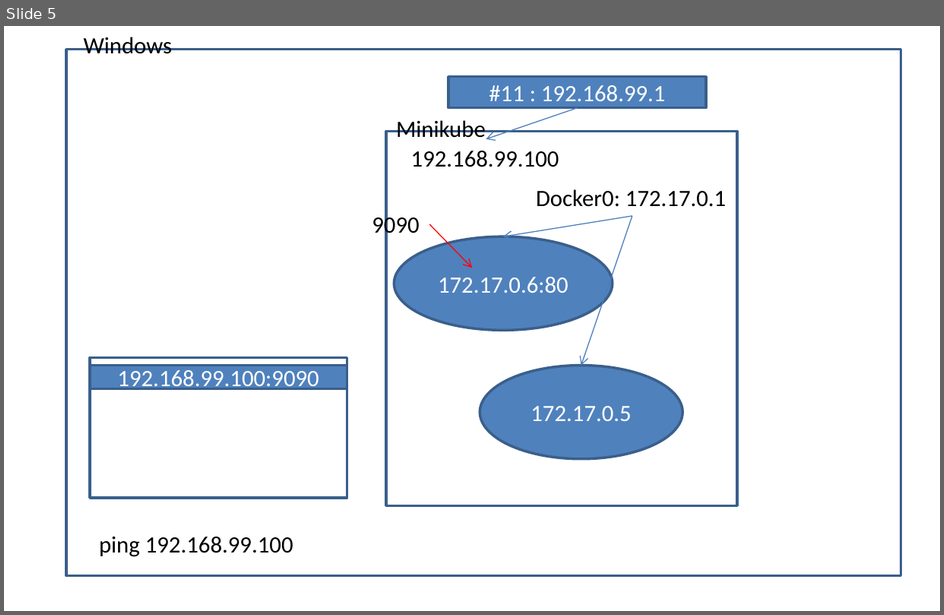
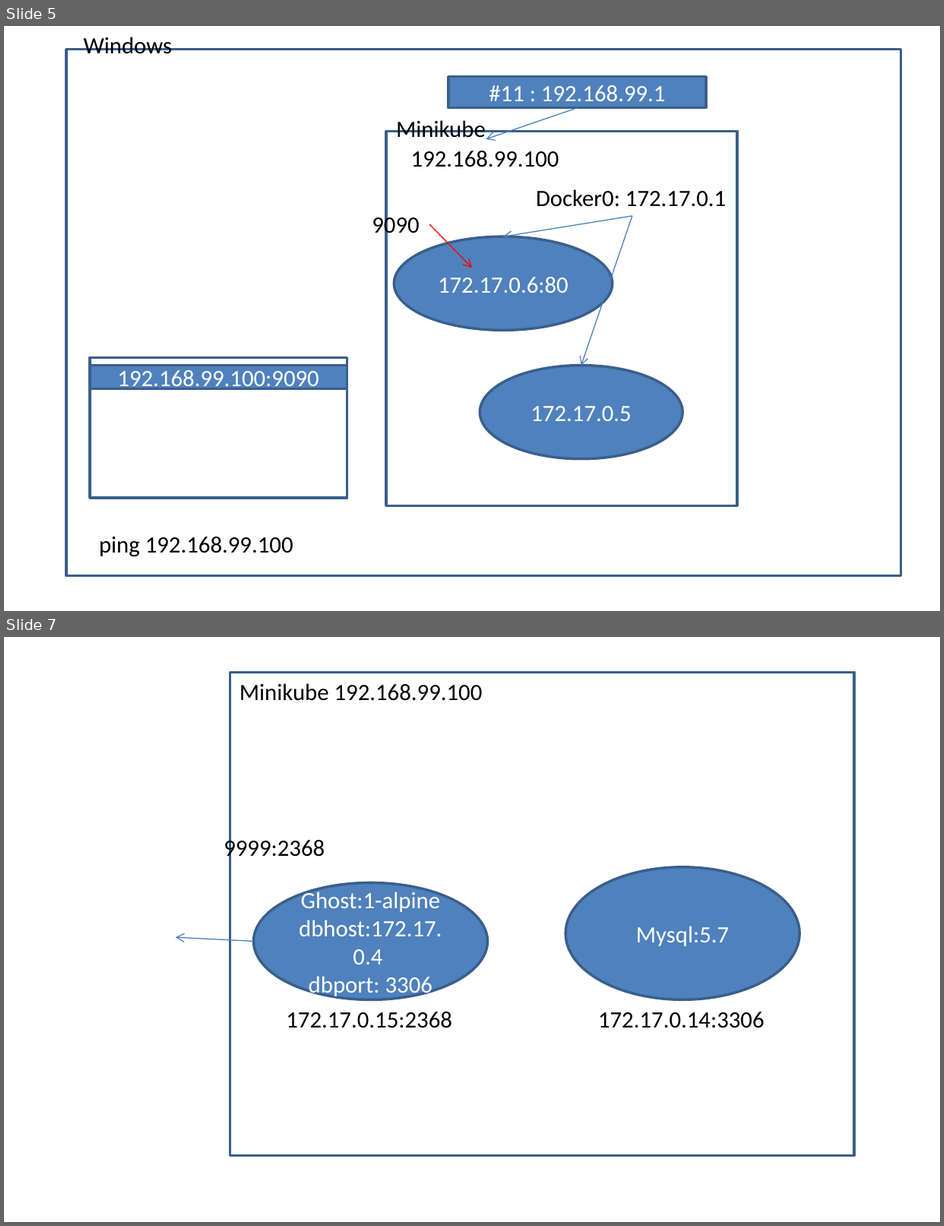
Before and after one commit to aksh-h/can-jun15-dock-kube, a slide deck: rough-diag.pptx. Shown one above the other, each under a label of ours: slide 5 before the commit, slides 5 and 7 after it; the slides between them are not shown. The pictures are 944x615 and 944x1226 pixels, drawn with LibreOffice and Linux fonts; fonts in the diff are those of the drawing. Boxes give left, top, right and bottom in pixels: in the first picture for what was removed or moved away, otherwise in the second. Text is boxed around its words. In the diff, an @@ line names an element or a change of style, - is before the commit and + after.

```diff
--- a/rough-diag.pptx
+++ b/rough-diag.pptx
@@ slide 7 added at bbox=[4, 637, 940, 1222], background #FFFFFF @@
@@ rectangle added at bbox=[230, 673, 855, 1157], outline #3A5F8C 2 pt @@
@@ text added at bbox=[240, 683, 483, 701], 18 pt, text #000000 @@
+Minikube 192.168.99.100
@@ text added at bbox=[224, 836, 325, 862], 18 pt, text #000000 @@
+9999:2368
@@ ellipse added at bbox=[254, 882, 488, 1000], fill #4F81BD, outline #3A5F8C 2 pt, 18 pt, text #FFFFFF @@
+Ghost:1-alpine
+dbhost:172.17.0.4
+dbport: 3306
@@ ellipse added at bbox=[566, 867, 800, 1000], fill #4F81BD, outline #3A5F8C 2 pt, 18 pt, text #FFFFFF @@
+Mysql:5.7
@@ arrow added from (254, 941) to (175, 937), #4B7EBC 0.75 pt @@
@@ text added at bbox=[286, 1012, 452, 1028], 18 pt, text #000000 @@
+172.17.0.15:2368
@@ text added at bbox=[598, 1012, 765, 1028], 18 pt, text #000000 @@
+172.17.0.14:3306
```
Also in this commit, not shown: 1 slide changed, 2 other slides added.
